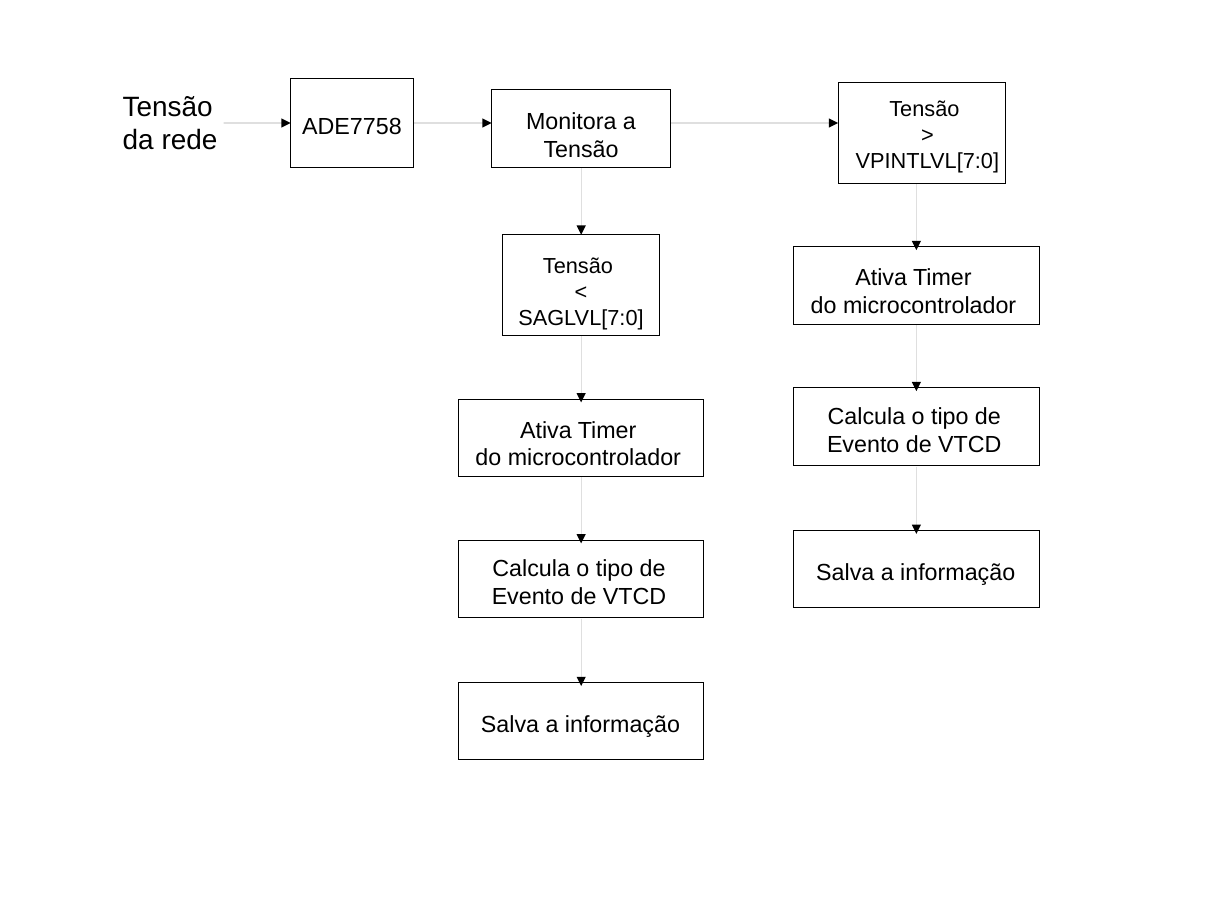
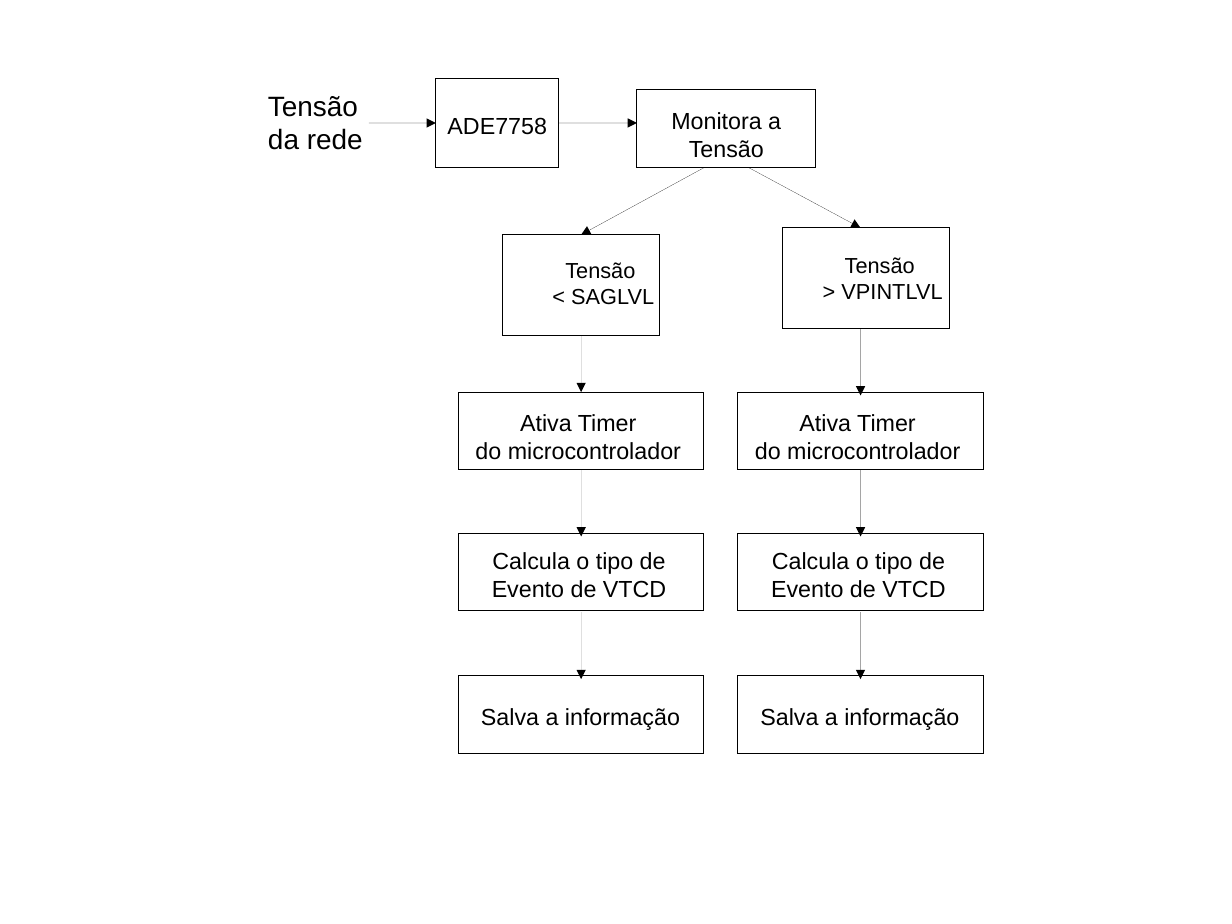
Before and after one commit to GrazianoGabriel/utfpr-PropostaTCC, a slide deck: slide 1 of TCC_Proposta/Figuras/Fluxogramas.odp. Drawn at 1232x924 pixels with LibreOffice and Linux fonts; fonts in the diff are those of the drawing. Boxes give left, top, right and bottom in pixels: in the first picture for what was removed or moved away, otherwise in the second. Text is boxed around its words. In the diff, an @@ line names an element or a change of style, - is before the commit and + after.

```diff
--- a/TCC_Proposta/Figuras/Fluxogramas.odp
+++ b/TCC_Proposta/Figuras/Fluxogramas.odp
@@ 3 texts, 2 arrows, 2 rectangles: place and size @@
-3 texts, 2 arrows, 2 rectangles at box(123, 78, 671, 168)
+3 texts, 2 arrows, 2 rectangles at box(268, 78, 816, 168)
@@ rectangle removed at box(838, 83, 1006, 183) @@
@@ arrow moved from (581, 168) - (581, 235) to (704, 168) - (581, 235) @@
@@ arrow moved from (671, 123) - (838, 123) to (749, 168) - (861, 228) @@
@@ rectangle: place and size @@
-rectangle at box(794, 247, 1040, 324)
+rectangle at box(783, 228, 950, 329)
@@ text "Tensão": place and size @@
-text "Tensão" at box(518, 257, 643, 330)
+text "Tensão" at box(565, 262, 654, 305)
@@ text "Tensão": place and size @@
-text "Tensão" at box(856, 100, 999, 173)
+text "Tensão" at box(841, 257, 942, 299)
@@ text at box(571, 289, 654, 305): text changed @@
-< SAGLVL[7:0]
+< SAGLVL
@@ text at box(841, 284, 942, 299): text changed @@
-> VPINTLVL[7:0]
+> VPINTLVL
@@ 2 arrows, 1 rectangle: place and size @@
-2 arrows, 1 rectangle at box(794, 324, 1040, 534)
+2 arrows, 1 rectangle at box(738, 329, 984, 537)
@@ arrow moved from (581, 335) - (581, 402) to (581, 335) - (581, 392) @@
@@ rectangle: place and size @@
-rectangle at box(794, 531, 1040, 608)
+rectangle at box(738, 533, 984, 610)
@@ arrow moved from (917, 183) - (917, 250) to (861, 613) - (861, 680) @@
@@ 3 texts, 3 rectangles, 2 arrows: place and size @@
-3 texts, 3 rectangles, 2 arrows at box(458, 399, 704, 760)
+3 texts, 3 rectangles, 2 arrows at box(458, 392, 704, 754)
@@ rectangle added at box(738, 676, 984, 754), outline #000000 0 pt @@
@@ 3 texts: place and size @@
-3 texts at box(811, 268, 1016, 585)
+3 texts at box(755, 414, 960, 730)
```
Also in this commit, not shown: 17 other files.
